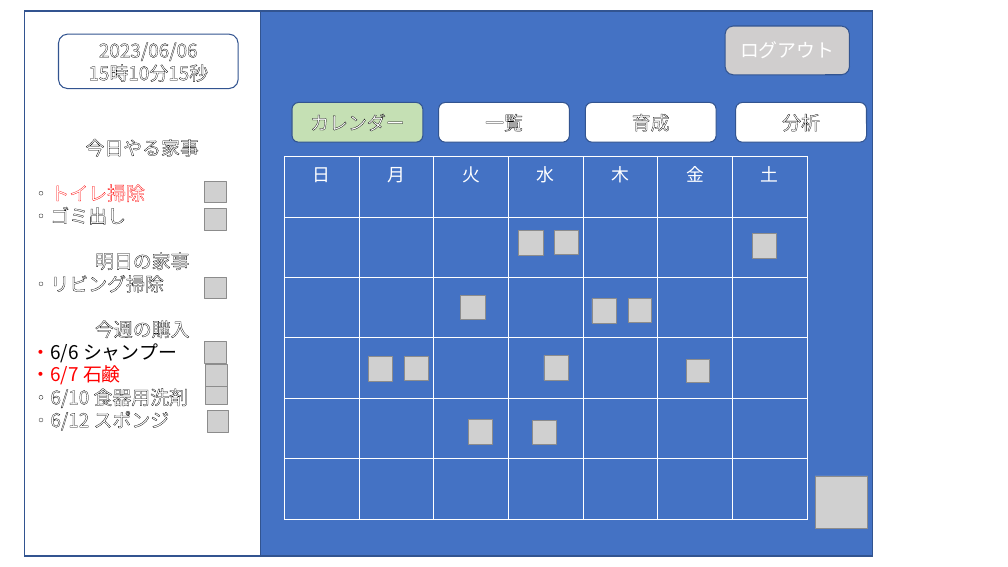
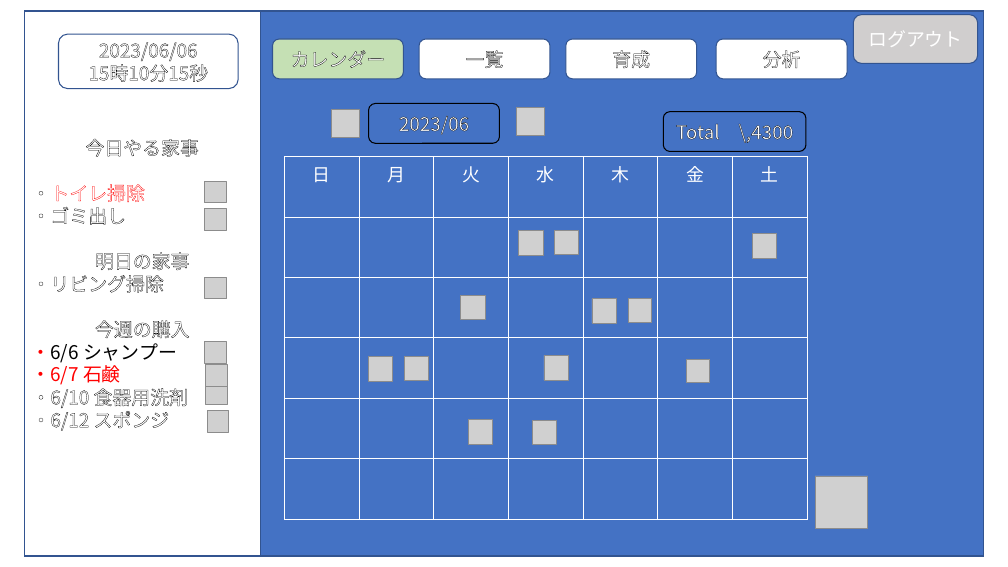
Before and after one commit to dojo2023/A-5, a slide deck: slide 9 of doc/外部設計_プレゼン.pptx. Drawn at 1008x567 pixels with LibreOffice and Linux fonts; fonts in the diff are those of the drawing; grey boxes stand for pictures. Boxes give left, top, right and bottom in pixels: in the first picture for what was removed or moved away, otherwise in the second. Text is boxed around its words. In the diff, an @@ line names an element or a change of style, - is before the commit and + after.

```diff
--- a/doc/外部設計_プレゼン.pptx
+++ b/doc/外部設計_プレゼン.pptx
@@ rectangle: place and size @@
-rectangle at [24, 11, 873, 557]
+rectangle at [24, 11, 984, 557]
@@ rounded rectangle "ログアウト": place and size @@
-rounded rectangle "ログアウト" at [725, 26, 850, 75]
+rounded rectangle "ログアウト" at [854, 14, 979, 64]
@@ 4 rounded rectangles: place and size @@
-4 rounded rectangles at [292, 102, 867, 142]
+4 rounded rectangles at [272, 39, 847, 79]
@@ picture added at [332, 110, 360, 138] @@
@@ rounded rectangle added at [369, 104, 500, 144], outline #000000 1 pt, 18 pt, text #FFFFFF @@
+2023/06
@@ picture added at [516, 107, 544, 135] @@
@@ rounded rectangle added at [663, 112, 806, 152], outline #000000 1 pt, 18 pt, text #FFFFFF @@
+Total \,4300
```
Also in this commit, not shown: 3 other slides changed.
